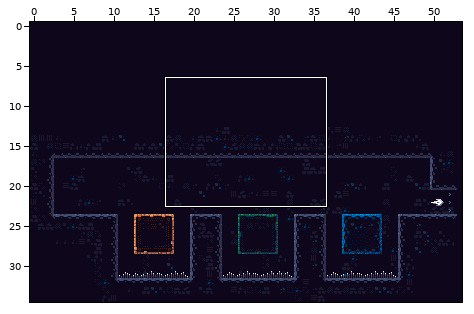
Tiled map, stored at World/src/main/resources/map/level0.tmx. The picture above shows the old version from afar; the outline marks the close-up.
Close-up. Earlier state:
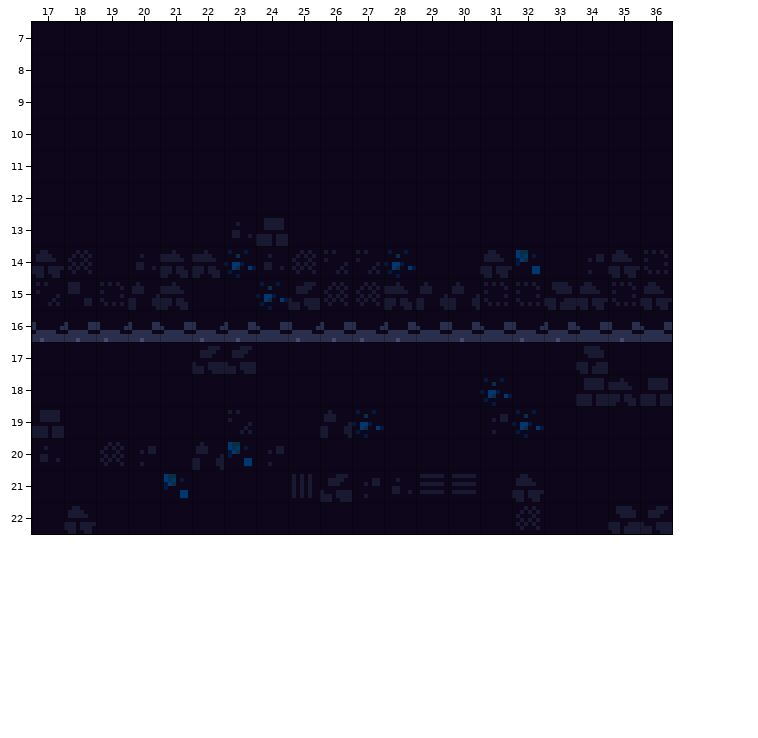
Cells are 8x8 px. Shown: x 17..36, y 7..22. The commit also changed other parts of the map, which this record leaves out.
New version:
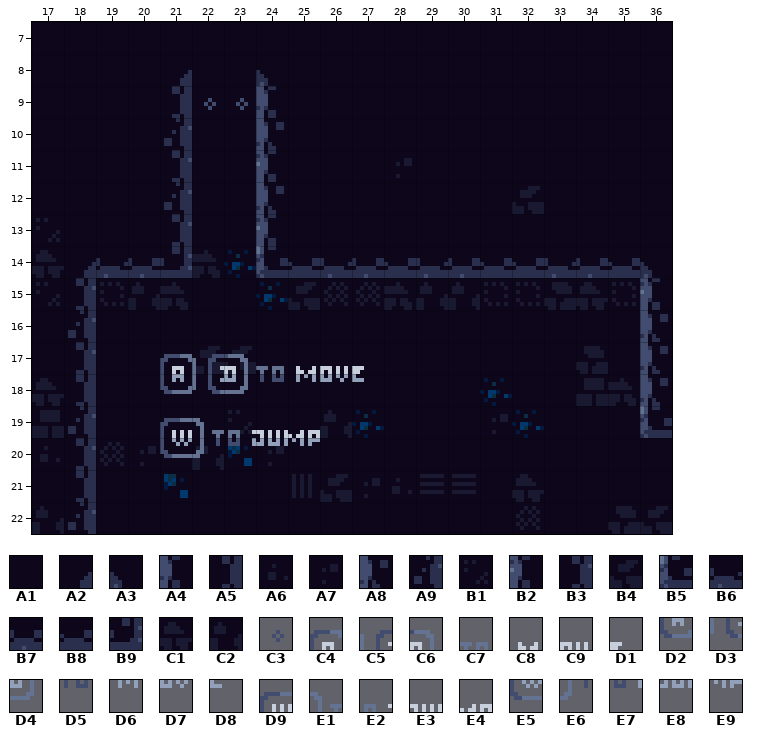
Key: from "test": A1 166, A2 207, A3 208, A4 225, A5 229, A6 238, A7 239, A8 249, A9 253, B1 262, B2 273, B3 277, B4 286, B5 297, B6 298, B7 299, B8 300, B9 301, C1 310, C2 311, C3 377, C4 545, C5 546, C6 547, C7 548, C8 549, C9 550, D1 551, D2 569, D3 570, D4 571, D5 572, D6 573, D7 574, D8 575, D9 593, E1 594, E2 595, E3 596, E4 597, E5 617, E6 618, E7 619, E8 620, E9 621.
__ is an empty cell, ## one hidden under a higher layer.
Tiles replaced or removed in this view: A1, A6, B6, B7, B8.
The exact change:
Changed rows in their new state; .. is an unchanged cell.
Layer "level0_background":
first column x 17:
11 .. .. .. .. .. .. .. .. .. .. .. A7 .. .. .. ..
12 .. .. .. .. .. .. .. .. .. .. .. .. .. .. .. B4
13 B1 .. .. .. ## .. A1 .. .. .. .. .. .. .. .. ..
first column x 17:
18 C1
first column x 17:
22 C2
Layer "level0_map":
first column x 17:
 8 .. .. .. .. A2 .. .. A3 .. .. .. .. .. .. .. .. .. .. .. ..
 9 .. .. .. .. A5 C3 C3 A4 .. .. .. .. .. .. .. .. .. .. .. ..
10 .. .. .. .. A9 .. .. A8 .. .. .. .. .. .. .. .. .. .. .. ..
11 .. .. .. .. B3 .. .. B2 .. .. .. .. .. .. .. .. .. .. .. ..
12 .. .. .. .. A9 .. .. A8 .. .. .. .. .. .. .. .. .. .. .. ..
13 .. .. .. .. B3 .. .. B2 .. .. .. .. .. .. .. .. .. .. .. ..
14 .. A2 B6 B7 B9 .. .. B5 B8 B6 B7 B8 B6 B7 B8 B8 B6 B7 B8 A3
15 .. B3 .. .. .. .. .. .. .. .. .. .. .. .. .. .. .. .. .. B2
16 __ A9 __ __ __ __ __ __ __ __ __ __ __ __ __ __ __ __ __ A8
17 .. B3 .. .. .. .. .. .. .. .. .. .. .. .. .. .. .. .. .. A8
18 .. A5 .. .. .. .. .. .. .. .. .. .. .. .. .. .. .. .. .. A8
19 .. A9 .. .. .. .. .. .. .. .. .. .. .. .. .. .. .. .. .. B5
20 .. B3 .. .. .. .. .. .. .. .. .. .. .. .. .. .. .. .. .. ..
21 .. A5 .. .. .. .. .. .. .. .. .. .. .. .. .. .. .. .. .. ..
22 .. A9 .. .. .. .. .. .. .. .. .. .. .. .. .. .. .. .. .. ..
Layer "level0_entities":
first column x 21:
17 C4 C5 C6 C7 C8 C9 D1
18 D2 D3 D4 D5 D6 D7 D8
19 D9 E1 E2 E3 E4 .. ..
20 E5 E6 E7 E8 E9 .. ..
Boxes around the changes in both close-ups, in picture pixels (x1, y1, x2, y2):
changed: (32, 70, 672, 534)
